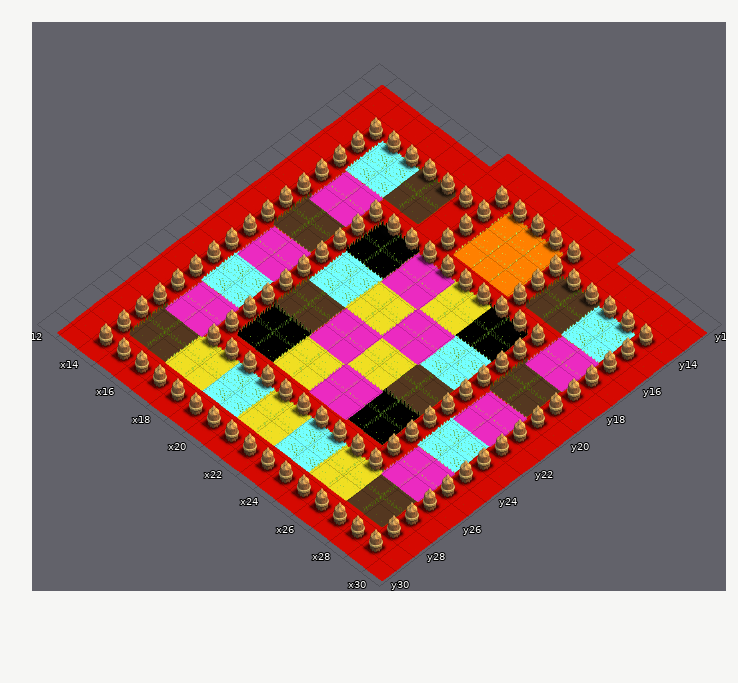
A Tiled map gets an edit: Resources/map_01.tmx. The picture above was drawn from the file before the commit.
Cells are 55x42 px. Isometric: x runs down to the right, y down to the left. Shown: x 12..30, y 12..30.
Now the later version:
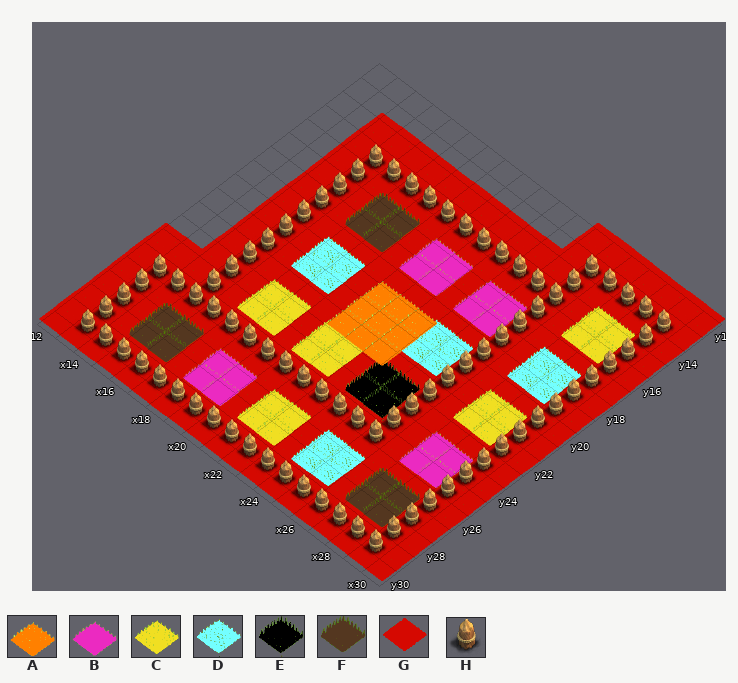
Key: from "tileset": A 0, B 1, C 2, D 3, E 4, F 5, G 7; from "wall_peg": H 0.
_ is an empty cell, . an unchanged one.
What changed:
--- layer "Domain"
@@ x 12..30 @@
-12 .......GGGGG.._____
-13 .GGGGGGGGGGG.......
-14 .G.................
-15 .G.................
-16 .G.................
-17 .G.................
-18 .G.................
-19 .G.................
-20 .G.................
-21 .G.................
-22 .G.................
-23 .G.................
-24 _..................
-25 _..................
-26 _..................
-27 _..................
-28 _..................
-29 _..................
-30 _..................
+12 ......._____..GGGGG
+13 .___________.......
+14 ._.................
+15 ._.................
+16 ._.................
+17 ._.................
+18 ._.................
+19 ._.................
+20 ._.................
+21 ._.................
+22 ._.................
+23 ._.................
+24 G..................
+25 G..................
+26 G..................
+27 G..................
+28 G..................
+29 G..................
+30 G..................
--- layer "ArcherTower"
@@ x 15..28 @@
-15 ..FF......FF..
-16 ..FF......FF..
-17 ..__..........
-18 ..__..........
-19 FF..........FF
-20 FF..........FF
+15 ..__......__..
+16 ..__......__..
+17 ..FF..........
+18 ..FF..........
+19 __..........__
+20 __..........__
@@ x 18..25 @@
-22 FF....FF
-23 FF....FF
+22 __....__
+23 __....__
--- layer "TrenchMortar"
@@ x 18..25 @@
-18 EE....EE
-19 EE....EE
+18 __....__
+19 __....__
@@ x 18..25 @@
-23 .....__.
-24 EE..._.E
-25 EE....EE
+23 .....EE.
+24 __...E._
+25 __....__
--- layer "Canon"
@@ x 15..28 @@
-15 DD..........DD
-16 DD..........DD
+15 __..........__
+16 __..........__
@@ x 17..28 @@
-18 ..........__
-19 ..........__
-20 _.D..._.D...
-21 _.D..._.D...
+18 ..........DD
+19 ..........DD
+20 D._...D._...
+21 D._...D._...
@@ x 15..28 @@
-23 DD..........DD
-24 DD..........DD
+23 __..........__
+24 __..........__
@@ x 19..25 @@
-27 DD..D._
-28 DD..D._
+27 __.._.D
+28 __.._.D
--- layer "GoldBank"
@@ x 27..28 @@
-15 __
-16 __
+15 CC
+16 CC
@@ x 17..28 @@
-18 .....CC.....
-19 .....CC.....
-20 ...CC.......
-21 ...CC.....__
-22 .....CC...__
-23 __.__CC.....
-24 __..........
-25 ...CC.......
+18 .....__.....
+19 .....__.....
+20 ...__.......
+21 ...__.....CC
+22 .....__...CC
+23 CC.CC__.....
+24 CC..........
+25 ...__.......
@@ x 17..26 @@
-27 CC......CC
-28 CC......CC
+27 __......__
+28 __......__
--- layer "ElixerTank"
@@ x 15..28 @@
-17 BB...__.__..BB
-18 BB......__..BB
-19 .....BB.......
-20 .......BB.....
-21 BB.....BB...BB
-22 BB...BB.....BB
-23 .....BB.......
-24 .......BB...__
-25 BB.....BB.....
-26 BB..........BB
-27 ...__.........
-28 ...__.........
+17 __...BB.BB..__
+18 __......BB..__
+19 .....__.......
+20 .......__.....
+21 __.....__...__
+22 __...__.....__
+23 .....__.......
+24 .......__...BB
+25 __.....__.....
+26 __..........__
+27 ...BB.........
+28 ...BB.........
--- layer "TownHall"
@@ x 21..23 @@
-14 AAA
-15 AAA
-16 AAA
+14 ___
+15 ___
+16 ___
@@ x 20..22 @@
-20 ___
-21 ___
-22 ___
+20 AAA
+21 AAA
+22 AAA
--- layer "Wall"
@@ x 13..29 @@
-13 .......HHHHH_____
-14 .HHHHHHH...H.HHH.
-15 .H_____.___._....
-16 .H_....H...H_....
-17 .H_.HHHHHHHH.H...
-18 .H_.H......._H...
-19 .H_.H......._H...
-20 .H_.H......._H...
-21 .H_.H......._H...
-22 .H_.H......._H...
-23 .H_.H......._H...
-24 .H_.H......._H...
-25 _.__.________H...
-26 _H..HHHHHHHHHH...
-27 _H...............
-28 _H...............
-29 _................
+13 ......._____HHHHH
+14 ._______..._.___.
+15 ._HHHHH.HHH.H....
+16 ._H...._..._H....
+17 ._H.________._...
+18 ._H._.......H_...
+19 ._H._.......H_...
+20 ._H._.......H_...
+21 ._H._.......H_...
+22 ._H._.......H_...
+23 ._H._.......H_...
+24 ._H._.......H_...
+25 H.HH.HHHHHHHH_...
+26 H_..__________...
+27 H_...............
+28 H_...............
+29 H................
